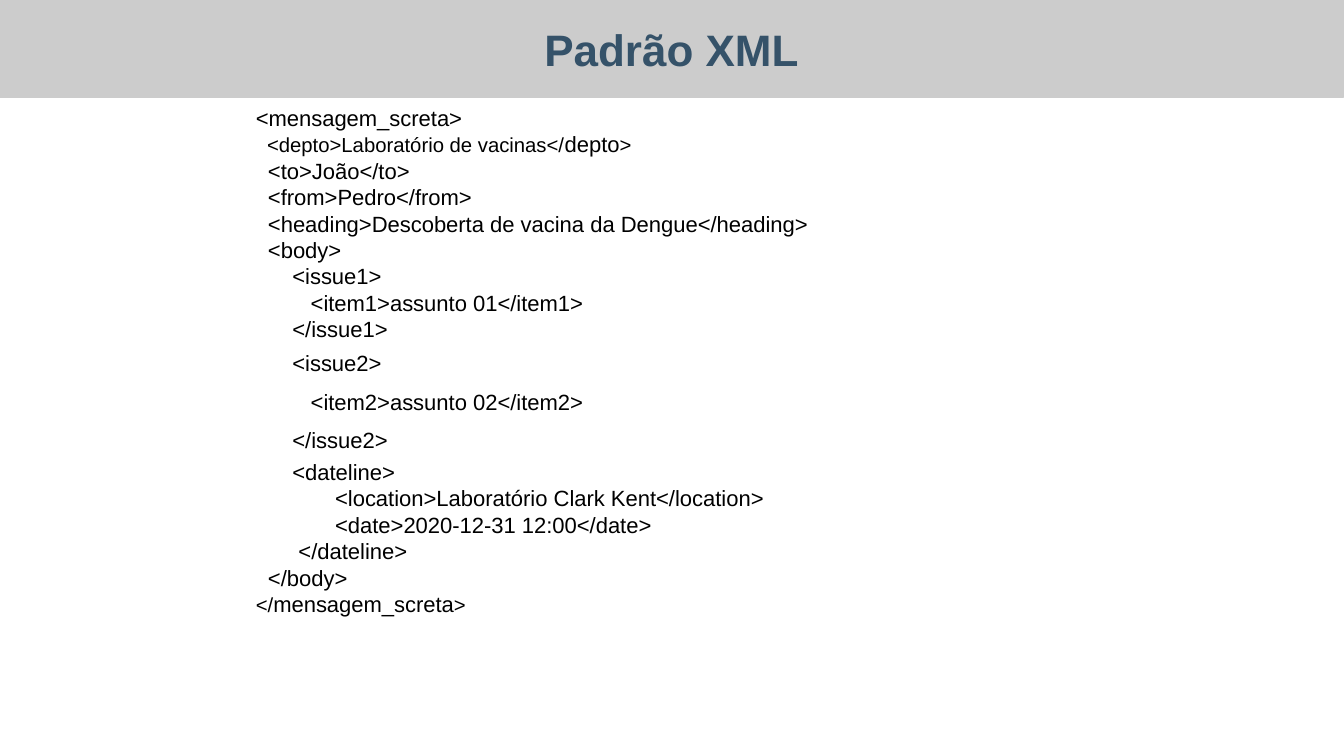
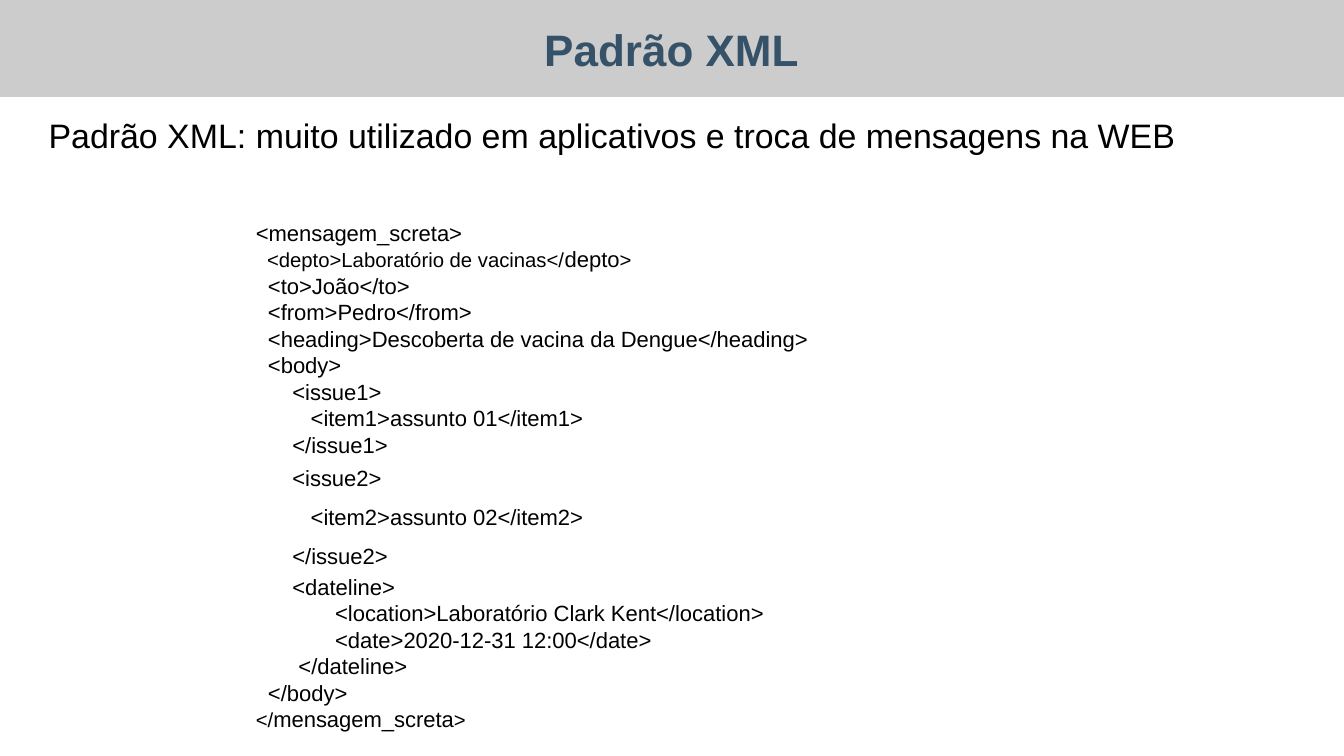
Before and after one commit to flalix/curso_python, a slide deck: slide 10 of docs/wee02-lec02-tipos de arquivos.pptx. Drawn at 1344x756 pixels with LibreOffice and Linux fonts; fonts in the diff are those of the drawing. Boxes give left, top, right and bottom in pixels: in the first picture for what was removed or moved away, otherwise in the second. Text is boxed around its words. In the diff, an @@ line names an element or a change of style, - is before the commit and + after.

```diff
--- a/docs/wee02-lec02-tipos de arquivos.pptx
+++ b/docs/wee02-lec02-tipos de arquivos.pptx
@@ text added at (49, 123, 1175, 155), 20 pt, text #000000 @@
+Padrão XML: muito utilizado em aplicativos e troca de mensagens na WEB
@@ text "<mensagem_screta>": place and size @@
-text "<mensagem_screta>" at (256, 111, 808, 617)
+text "<mensagem_screta>" at (256, 226, 808, 732)
```
Also in this commit, not shown: 10 other slides changed, 3 other files.
